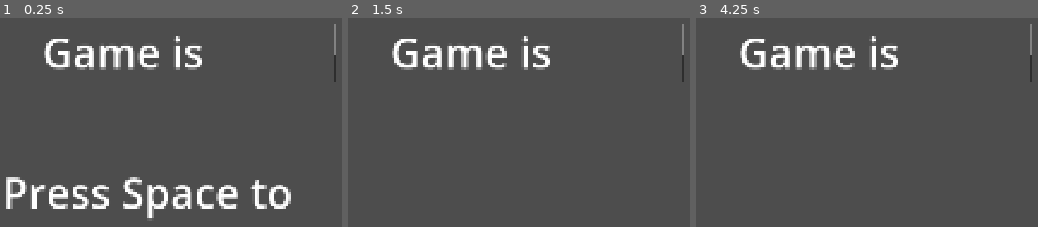
Above: before the commit, frames 1-3 (left to right).
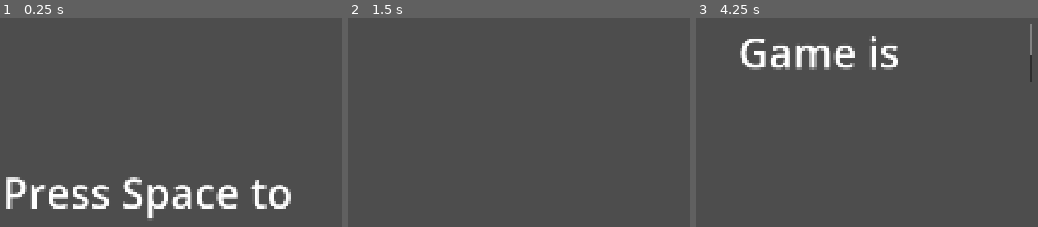
Above: after the commit, the same moments.

Repository: Darr3n2GG/FrogQuest_HAVEN2026
Game: Godot game, scene res://scenes/main.tscn
Same seed, same stepped clock (60 frames per second), same inputs: the game is played once before the commit and once after it. The project has no main scene, so this scene is started directly.
Inputs:
- Up to frame 1 (0.25 s): no input
- Up to frame 2 (1.5 s): tap Space (Jump) at 0.5, 1.35 s; hold Space (Jump) 0.53-1.28 s
- Up to frame 3 (4.25 s): tap Space (Jump) at 1.52, 1.82, 2.85, 3.02, 3.32 s; tap Enter at 2, 3.5 s; hold Space (Jump) 2.03-2.78 s; hold Space (Jump) from 3.53 s (still down); tap Escape (Pause) at 4.15 s

The runs differ from the first frame. In frame 1, 3.2% of the frame differs, in the area x 12-99%, y 2-31%; in frame 2, 3.2%; in frame 3, nothing differs.

Commit message:
fixed pause bug
-unpausing now works

Diff:
--- /dev/null
+++ b/game/player.gd
@@ -0,0 +1 @@
+extends CharacterBody2D
--- a/scenes/main.gd
+++ b/scenes/main.gd
@@ -5,6 +5,7 @@
 @onready var pause_menu: Control = $PauseMenu
 @onready var game: Node2D = $Game
 
+var is_in_main_menu: bool = true
 var is_game_running: bool = false
 
 
@@ -12,19 +13,21 @@
 	if event.is_action_pressed("Jump") and not is_game_running:
 		start_game()
 
-	if is_game_running:
-		if event.is_action_pressed("Pause"):
-			print("test")
-			if is_game_running:
-				#game.pause()
-				pause_menu.show()
-				is_game_running = false
-			else:
-				#game.continue()
-				pause_menu.hide()
-				is_game_running = true
+	if event.is_action_pressed("Pause") and not is_in_main_menu:
+		if is_game_running:
+			#game.pause()
+			pause_menu.show()
+			game.process_mode = Node.PROCESS_MODE_DISABLED
+			is_game_running = false
+		else:
+			#game.continue()
+			pause_menu.hide()
+			game.process_mode = Node.PROCESS_MODE_INHERIT
+			is_game_running = true
+
 
 func start_game() -> void:
 	main_menu.hide()
 	#game.run()
 	is_game_running = true
+	is_in_main_menu = false
--- a/scenes/main.tscn
+++ b/scenes/main.tscn
@@ -3,6 +3,7 @@
 [ext_resource type="Script" uid="uid://d3vt3v6ju5dcv" path="res://scenes/main.gd" id="1_0wfyh"]
 [ext_resource type="Script" uid="uid://cq8s2px5yykd7" path="res://scenes/main_menu.gd" id="2_sugp2"]
 [ext_resource type="Script" uid="uid://cmp7q6bbyrbw8" path="res://scenes/game.gd" id="3_sugp2"]
+[ext_resource type="Script" uid="uid://cuoyklr1ekfsb" path="res://game/player.gd" id="4_jyhfs"]
 
 [sub_resource type="SystemFont" id="SystemFont_o5qli"]
 font_names = PackedStringArray("Lato")
@@ -50,6 +51,7 @@
 
 [node name="PauseMenu" type="Control" parent="." unique_id=1237535160]
 process_mode = 2
+visible = false
 layout_mode = 3
 anchors_preset = 0
 offset_right = 1920.0
@@ -68,6 +70,7 @@
 script = ExtResource("3_sugp2")
 
 [node name="Player" type="CharacterBody2D" parent="Game" unique_id=380207389]
+script = ExtResource("4_jyhfs")
 
 [node name="CollisionShape2D" type="CollisionShape2D" parent="Game/Player" unique_id=580685567]
 shape = SubResource("CapsuleShape2D_codqq")
Not shown, added: game/player.gd.uid
